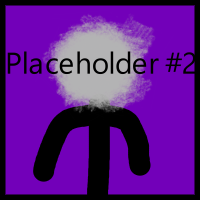
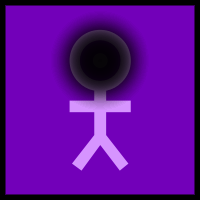
The second 200 x 200 image is a revision of the first. Changes to its layers:
added layer "Paint Layer 7" above "Paint Layer 5" over [7, 11, 192, 128]
moved "Paint Layer 4" above "Vector Layer 1", painted on it over [7, 11, 195, 195]
hid "Paint Layer 3" over [7, 11, 192, 195]
painted on "Paint Layer 1" over [7, 11, 195, 195]
added layer "Paint Layer 6" above "Paint Layer 2" over [7, 11, 195, 195]
